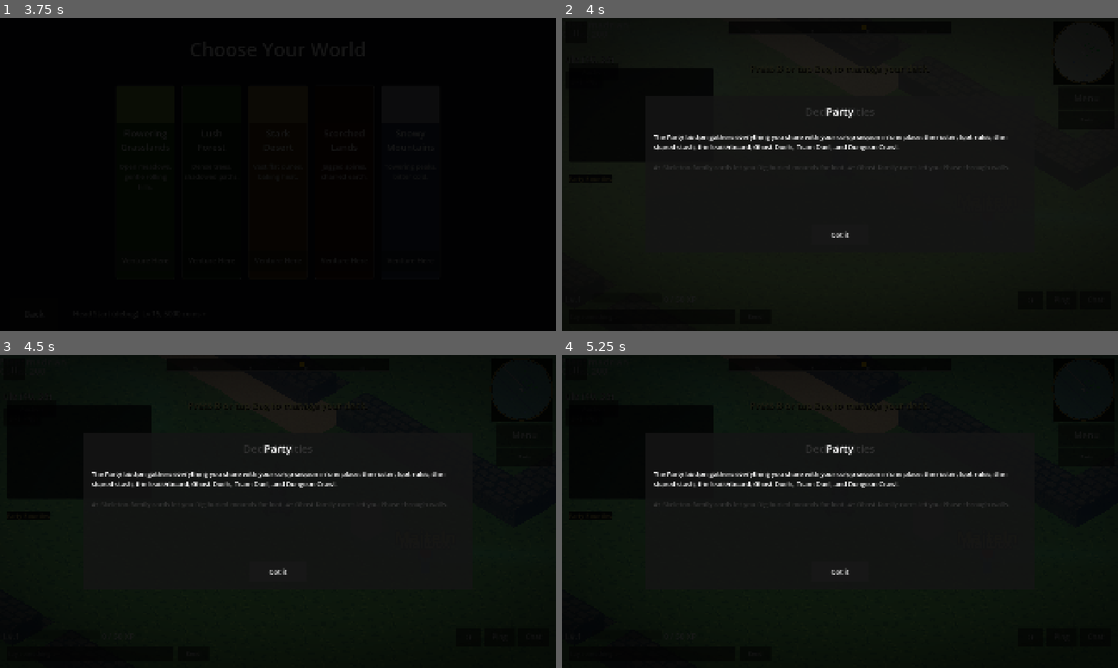
Above: before the commit, frames 1-4 (two rows, left to right).
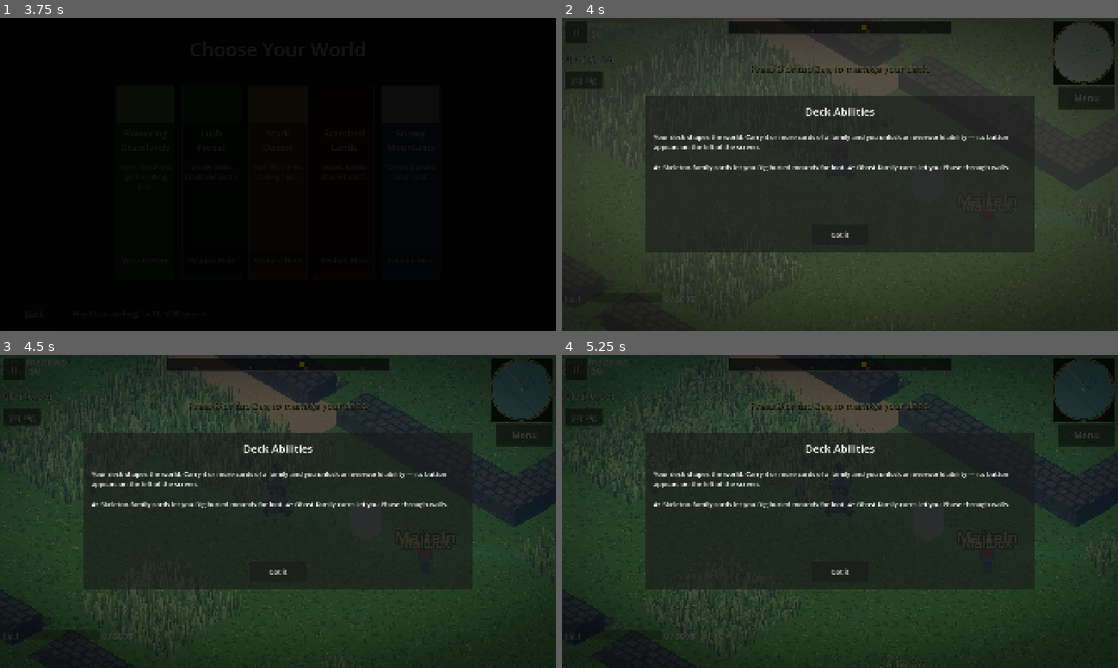
Above: after the commit, the same moments.

Repository: ChrisPauly97/pear-pudding-godot
Game: Godot game, scene res://scenes/ui/MenuScene.tscn
Same seed, same stepped clock (60 frames per second), same inputs: the game is played once before the commit and once after it. Sound files missing from this copy of the repository are replaced by a short silence.
Inputs (mouse positions are in pixels of both pictures, inside the frame that each line leads up to):
- Up to frame 1 (3.75 s): click "New Game" at 0.5 s; click "New Game" at 1.25 s; click "Head Start (debug): Lv 15, 50…" at 2 s; click "Head Start (debug): Lv 15, 50…" at 2.75 s; click "Venture Here" at 3.5 s
- Up to frame 2 (4 s): no input
- Up to frame 3 (4.5 s): click "II" at 4.25 s
- Up to frame 4 (5.25 s): click (1084, 458) at 5 s, where only the run before the commit has a clickable "Party"

Frame 1 is identical in both runs. In frame 2, 64% of the frame differs, in the area x 0-100%, y 0-100%; in frame 3, 60%; in frame 4, 60%.

Commit message:
Fix fresh-launch New Game wrongly starting in co-op mode
Godot's default OfflineMultiplayerPeer (assigned to multiplayer on launch)
reports CONNECTION_CONNECTED, so NetworkManager.is_active() returned true
before any host()/join() ever ran. WorldScene._setup_coop() then activated
co-op on the first New Game of a fresh app launch — party UI, chat, the
Hosting toast, and session adoption all appeared in single-player. A trip
to the main menu masked the bug because go_to_menu() calls leave(), which
nulls the peer, so a subsequent Continue was correctly single-player.

is_active() now delegates to a static is_session_peer() helper that treats
null and OfflineMultiplayerPeer as no-session, with unit coverage in
tests/unit/test_network_session_gate.gd.

Co-Authored-By: Claude Fable 5 <noreply@anthropic.com>
Claude-Session: https://claude.ai/code/session_01DUovdhpMnABKeGjwLRj9Ae

Diff:
--- a/autoloads/NetworkManager.gd
+++ b/autoloads/NetworkManager.gd
@@ -126,10 +126,19 @@
 		multiplayer.multiplayer_peer = null
 
 
-## True when a peer is assigned and not in the DISCONNECTED state.
+## True when a real network peer is assigned and not in the DISCONNECTED state.
 func is_active() -> bool:
-	var peer: MultiplayerPeer = multiplayer.multiplayer_peer
-	if peer == null:
+	return is_session_peer(multiplayer.multiplayer_peer)
+
+
+## True when `peer` represents a real network session. The engine assigns a
+## default OfflineMultiplayerPeer on launch, which reports CONNECTION_CONNECTED
+## (and is_server() == true) despite no host()/join() ever having run — treating
+## it as a session made a fresh app launch's first New Game start in co-op mode
+## until something called leave() and nulled the peer. Only an ENet (or future
+## Steam) peer counts as a session.
+static func is_session_peer(peer: MultiplayerPeer) -> bool:
+	if peer == null or peer is OfflineMultiplayerPeer:
 		return false
 	return peer.get_connection_status() != MultiplayerPeer.CONNECTION_DISCONNECTED
 
--- /dev/null
+++ b/tests/unit/test_network_session_gate.gd
@@ -0,0 +1,44 @@
+## Regression tests for NetworkManager.is_session_peer() — the gate behind
+## is_active() (claude/game-launch-multiplayer-bug-2312bs).
+##
+## The engine assigns a default OfflineMultiplayerPeer to `multiplayer` on
+## launch, and that peer reports CONNECTION_CONNECTED with is_server() == true.
+## Treating it as a live session made the first New Game after a fresh app
+## launch start in co-op mode (WorldScene._setup_coop() activated, "Hosting"
+## toast, party UI) until a menu round-trip called leave() and nulled the peer.
+extends "res://tests/framework/test_case.gd"
+
+const NM = preload("res://autoloads/NetworkManager.gd")
+
+## Ephemeral port for the create_server test; well away from DEFAULT_PORT so a
+## developer's live host session can't collide with the test run.
+const _TEST_PORT: int = 34565
+
+
+func test_null_peer_is_not_a_session() -> void:
+	assert_false(NM.is_session_peer(null), "null peer must not read as a session")
+
+
+func test_default_offline_peer_is_not_a_session() -> void:
+	var offline := OfflineMultiplayerPeer.new()
+	# Sanity-check the engine behaviour the bug depended on: the offline peer
+	# really does claim to be connected.
+	assert_eq(offline.get_connection_status(), MultiplayerPeer.CONNECTION_CONNECTED,
+		"OfflineMultiplayerPeer should report CONNECTED (the trap this gate exists for)")
+	assert_false(NM.is_session_peer(offline),
+		"the engine's default offline peer must not read as a session")
+
+
+func test_unconnected_enet_peer_is_not_a_session() -> void:
+	var enet := ENetMultiplayerPeer.new()
+	assert_false(NM.is_session_peer(enet),
+		"an ENet peer that never connected must not read as a session")
+
+
+func test_hosting_enet_peer_is_a_session() -> void:
+	var enet := ENetMultiplayerPeer.new()
+	var err: Error = enet.create_server(_TEST_PORT, 1)
+	assert_eq(err, OK, "test server should bind")
+	if err == OK:
+		assert_true(NM.is_session_peer(enet), "a hosting ENet peer is a session")
+		enet.close()
Not shown, added: tests/unit/test_network_session_gate.gd.uid
Not shown, changed: CLAUDE.md
